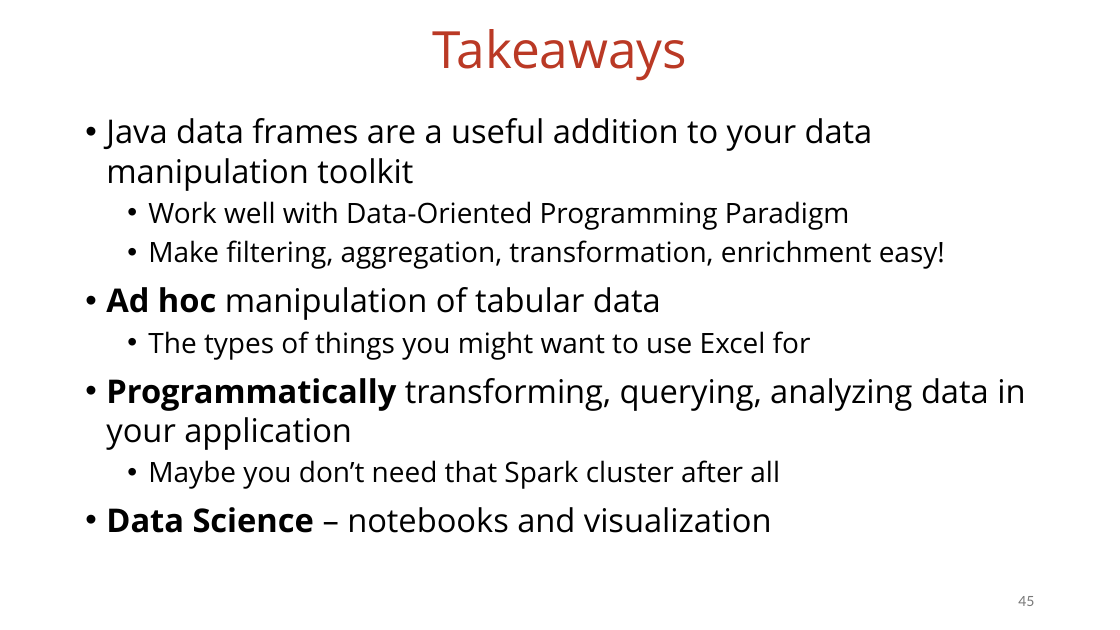
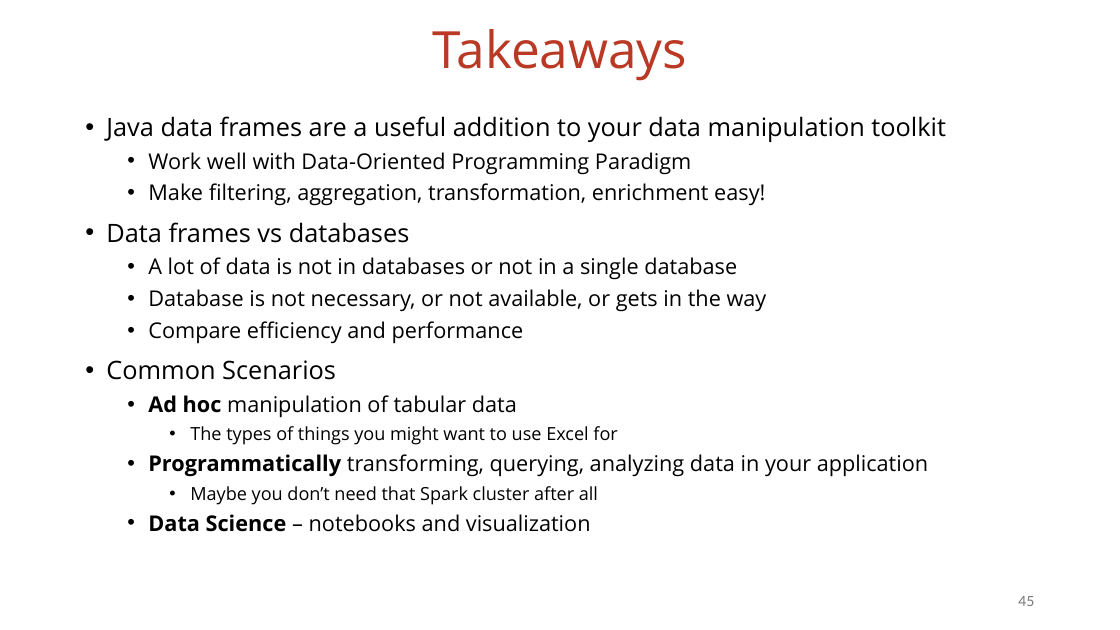
Before and after one commit to vmzakharov/missing-dataframe-talk, a slide deck: slide 45 of presentation/Missing_Dataframe_Long.pptx. Drawn at 1120x630 pixels with LibreOffice and Linux fonts; fonts in the diff are those of the drawing. Boxes give left, top, right and bottom in pixels: in the first picture for what was removed or moved away, otherwise in the second. Text is boxed around its words. In the diff, an @@ line names an element or a change of style, - is before the commit and + after.

```diff
--- a/presentation/Missing_Dataframe_Long.pptx
+++ b/presentation/Missing_Dataframe_Long.pptx
@@ text at [106, 116, 946, 532]: size 28 to 21.7 pt in "Java data frames are a useful addition ..."; size 24 to 18.6 pt in "Work well with Data-Oriented Programming Paradigm", "Make filtering, aggregation, transformation, enrichment easy ..."; size 28 to 18.6 pt in "Ad hoc manipulation of tabular data", "Programmatically transforming, querying, analyzing data in y ...", "Data Science – notebooks and visualization"; size 24 to 15.5 pt in "The types of things you might want ...", "Maybe you don’t need that Spark cluster ..."; list level 1 to 2 in "Ad hoc manipulation of tabular ..."; list level 2 to 3 in "The types of things you ..."; list level 1 to 2 in "Programmatically transforming, querying, analyzing data ..."; list level 2 to 3 in "Maybe you don’t need that ..."; list level 1 to 2 in "Data Science – notebooks and ..." @@
@@ text at [106, 222, 767, 380]: paragraphs added @@
+• Data frames vs databases
+  • A lot of data is not in databases or not in a single database
+  • Database is not necessary, or not available, or gets in the way
+  • Compare efficiency and performance
+• Common Scenarios
```
Also in this commit, not shown: 2 other slides changed, 1 other file.
